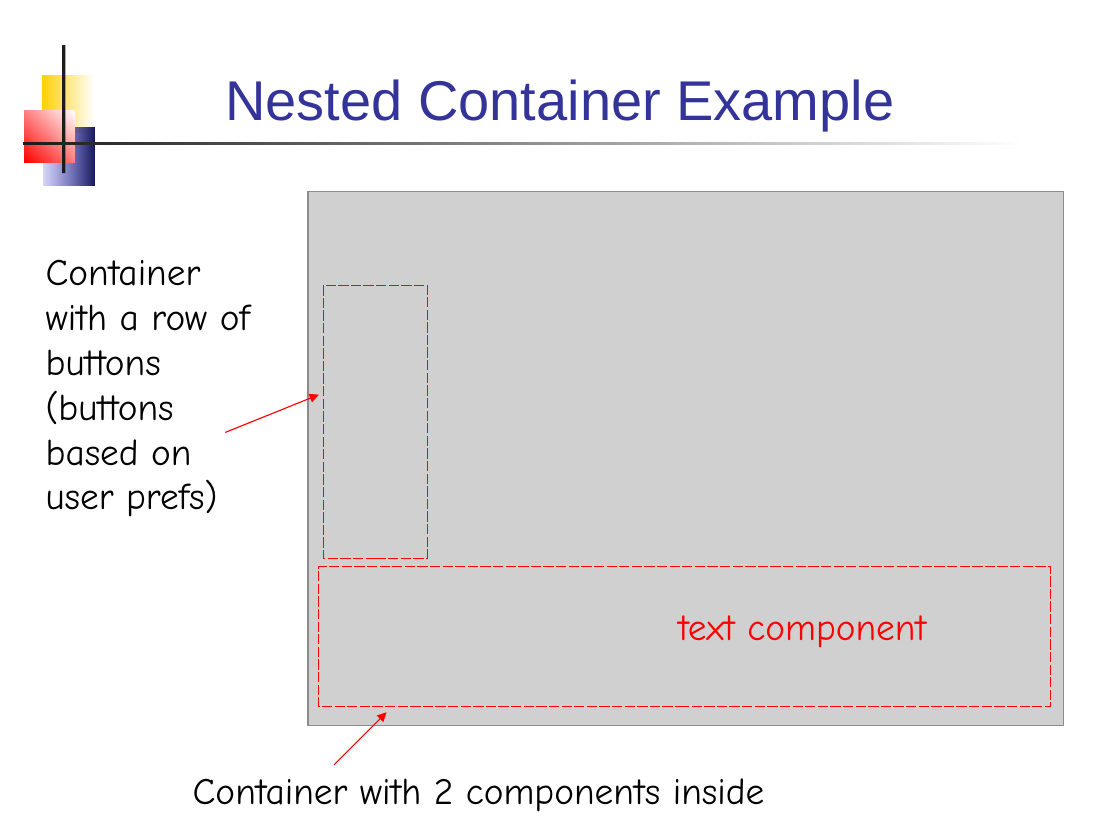
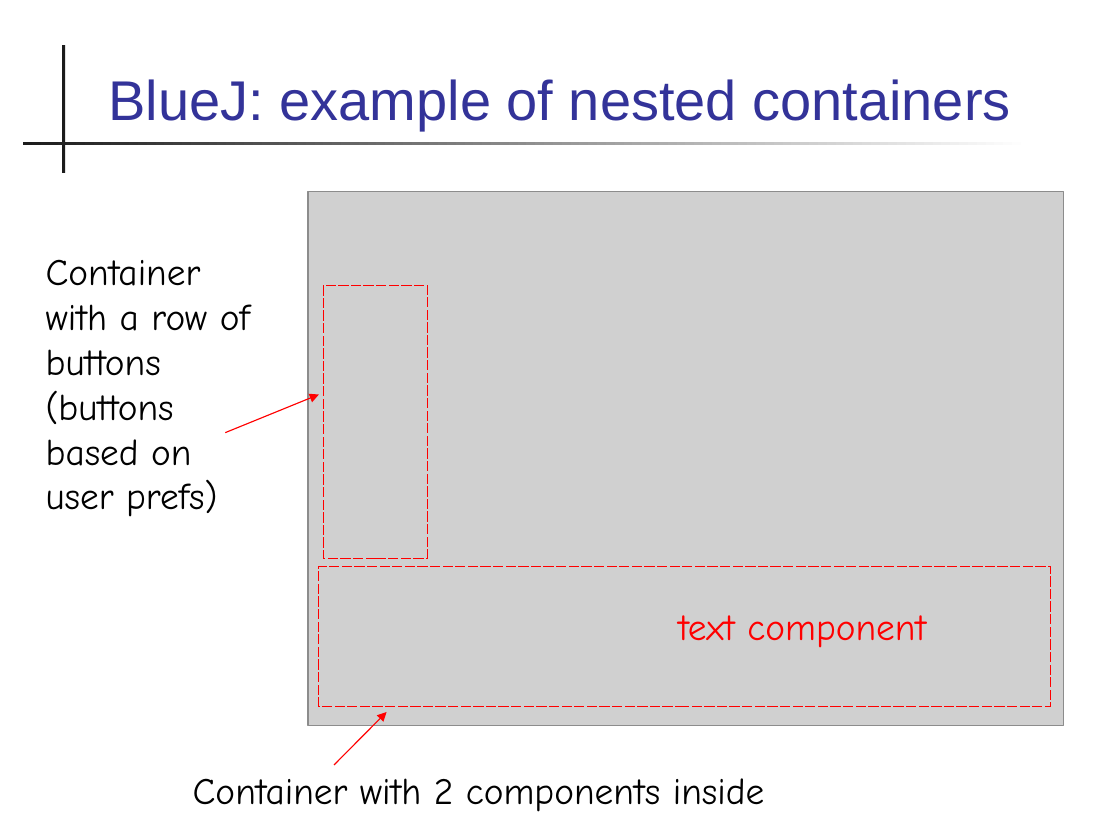
Before and after one commit to skeoop/skeoop.github.io, a slide deck: slide 15 of week7/Graphics-2-Layouts.ppt. Drawn at 1120x840 pixels with LibreOffice and Linux fonts; fonts in the diff are those of the drawing; grey boxes stand for pictures. Boxes give left, top, right and bottom in pixels: in the first picture for what was removed or moved away, otherwise in the second. Text is boxed around its words. In the diff, an @@ line names an element or a change of style, - is before the commit and + after.

```diff
--- a/week7/Graphics-2-Layouts.ppt
+++ b/week7/Graphics-2-Layouts.ppt
@@ rectangle removed at bbox=[41, 75, 94, 133] @@
@@ title at bbox=[109, 79, 1010, 130]: text changed @@
-Nested Container Example
+BlueJ: example of nested containers
@@ rectangle removed at bbox=[25, 111, 75, 162] @@
@@ rectangle removed at bbox=[44, 128, 94, 186] @@
```
Also in this commit, not shown: 17 other slides changed, 8 other files.
